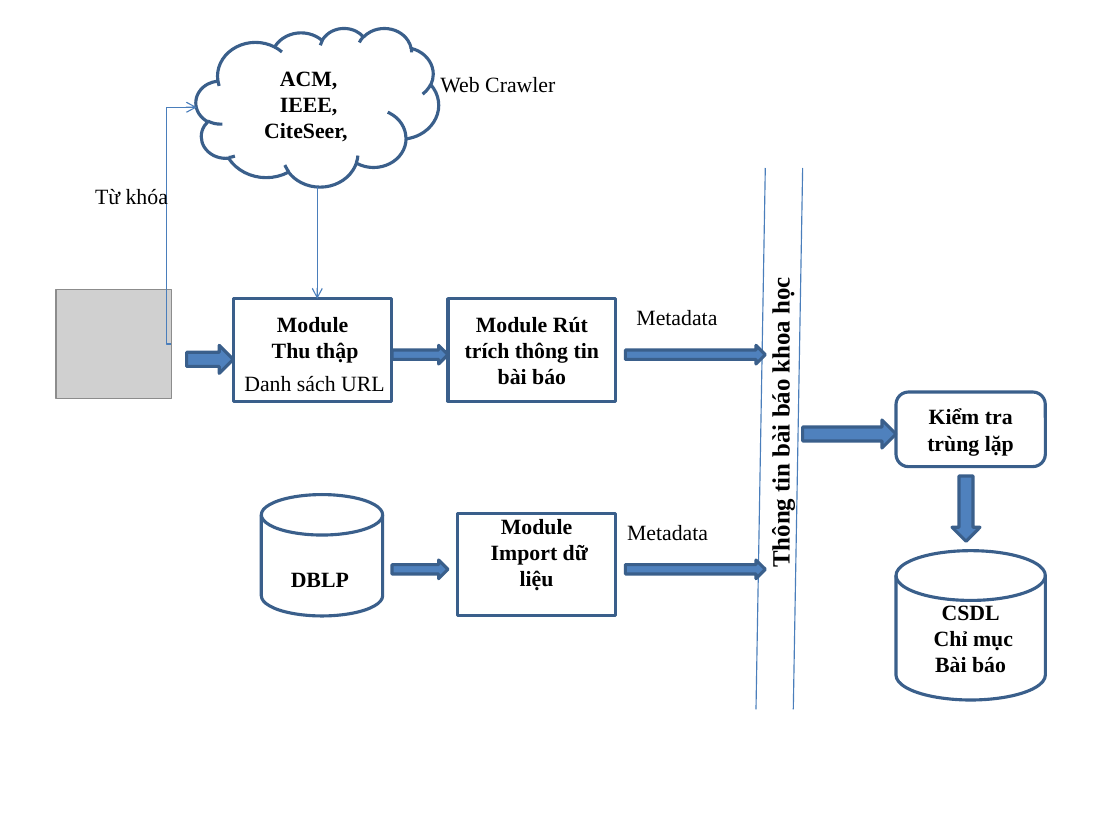
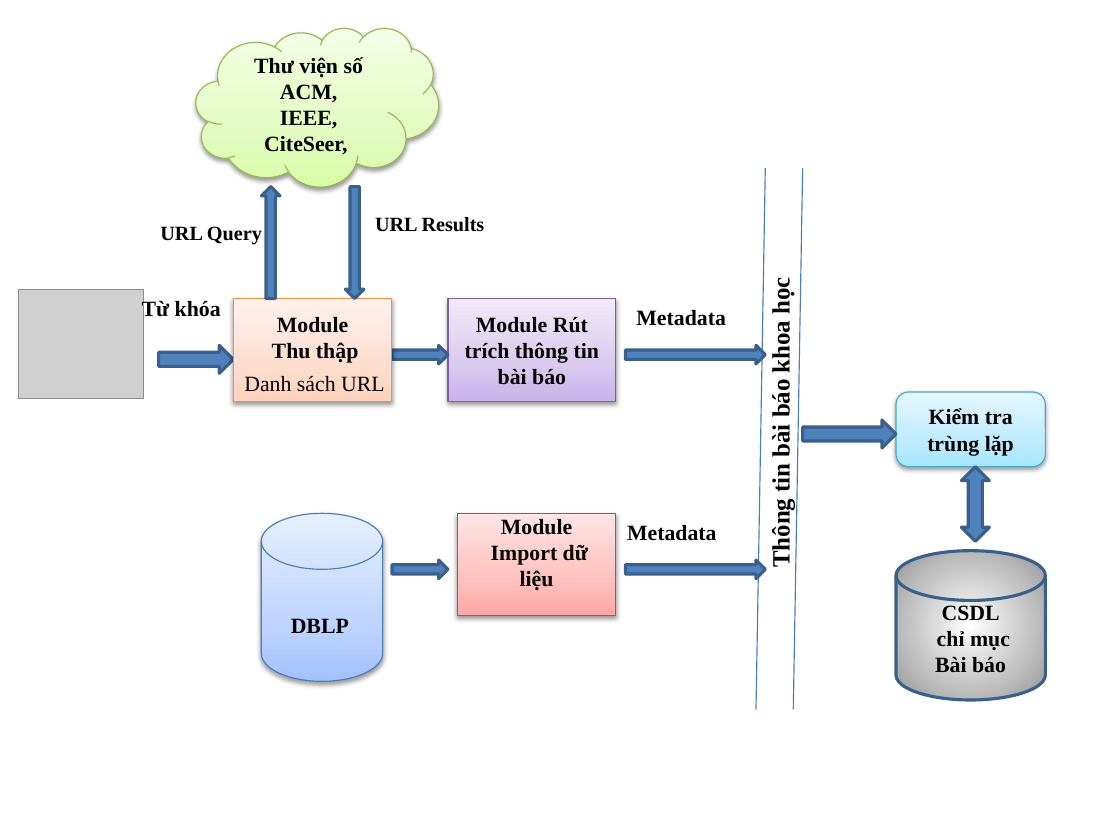
Before and after one commit to tiendv/detaitotnghiep, a slide deck: slide 1 of Outline thesis/De cuong/Kien Truc final.pptx. Drawn at 1120x840 pixels with LibreOffice and Linux fonts; fonts in the diff are those of the drawing; grey boxes stand for pictures. Boxes give left, top, right and bottom in pixels: in the first picture for what was removed or moved away, otherwise in the second. Text is boxed around its words. In the diff, an @@ line names an element or a change of style, - is before the commit and + after.

```diff
--- a/Outline thesis/De cuong/Kien Truc final.pptx
+++ b/Outline thesis/De cuong/Kien Truc final.pptx
@@ cloud "Thư viện số ACM," at (196, 28, 439, 187): fill none to gradient #DAFDA7 to #E4FCC2 to #F5FFE7; outline #3A5F8C 2 pt to #98B955 0.75 pt; shadow on @@
@@ text in cloud at (254, 57, 363, 103): text changed @@
-ACM,
+Thư viện số ACM,
@@ text removed at (440, 77, 555, 93) @@
-Web Crawler
@@ elbow arrow removed from (171, 344) to (197, 108) @@
@@ up arrow added at (261, 187, 280, 299), fill #4F81BD, outline #3A5F8C 2 pt @@
@@ elbow arrow removed from (317, 187) to (317, 299) @@
@@ down arrow added at (345, 187, 364, 299), fill #4F81BD, outline #3A5F8C 2 pt @@
@@ text added at (160, 226, 262, 244), 13 pt, text #000000, bold @@
+URL Query
@@ text added at (375, 217, 485, 232), 13 pt, text #000000, bold @@
+URL Results
@@ picture: place and size @@
-picture at (56, 289, 171, 399)
+picture at (19, 289, 143, 399)
@@ bold on in 3 elements at (636, 310, 726, 326), (627, 525, 717, 541), (142, 299, 221, 321) @@
@@ text "Từ khóa": place and size @@
-text "Từ khóa" at (95, 187, 168, 209)
+text "Từ khóa" at (142, 299, 221, 321)
@@ rectangle "Module" at (233, 299, 392, 402): fill none to gradient #FFD2BD to #FFDED0 to #FFF2ED; outline #3A5F8C 2 pt to #F69240 0.75 pt; shadow on @@
@@ rectangle "Module Rút trích thông tin ..." at (448, 299, 616, 402): fill none to gradient #C9B5E8 to #D8CBEE to #F0EAF9; outline #3A5F8C 2 pt to #7D60A0 0.75 pt; shadow on @@
@@ right arrow: place and size @@
-right arrow at (187, 345, 234, 373)
+right arrow at (159, 345, 234, 373)
@@ rounded rectangle "Kiểm tra trùng lặp" at (896, 392, 1045, 467): fill none to gradient #A7E6FF to #C1EDFF to #E7F8FF; outline #3A5F8C 2 pt to #46AAC5 0.75 pt; shadow on @@
@@ up down arrow at (961, 467, 989, 542): right arrow to up down arrow; rotation 90 to 0 degrees @@
@@ cylinder "DBLP": place and size @@
-cylinder "DBLP" at (261, 495, 382, 616)
+cylinder "DBLP" at (261, 513, 382, 681)
@@ cylinder "DBLP" at (261, 513, 382, 681): fill none to gradient #A4C4FF to #BFD4FF to #E6EEFF; outline #3A5F8C 2 pt to #4B7EBC 0.75 pt; shadow on @@
@@ rectangle "Module" at (457, 513, 616, 616): fill none to gradient #FFA6A5 to #FFC0BF to #FFE7E7; outline #3A5F8C 2 pt to #BF4C48 0.75 pt; shadow on @@
@@ cylinder "CSDL" at (896, 551, 1045, 700): fill none to gradient #FFFFFF to #979797 @@
@@ text in cylinder at (937, 631, 1010, 650): text changed @@
-Chỉ mục
+chỉ mục
```
